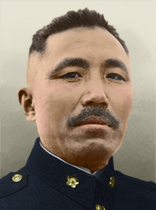
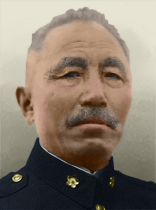
Before/after of a 156×210 layered artwork. What changed in the layer stack:
painted on "Заливка цветом 2" over <box>14,0,134,95</box>
painted on "Заливка цветом 1" over <box>10,0,156,191</box>
renamed "Слой 3" to "Слой 9", painted on it over <box>0,0,156,210</box>
